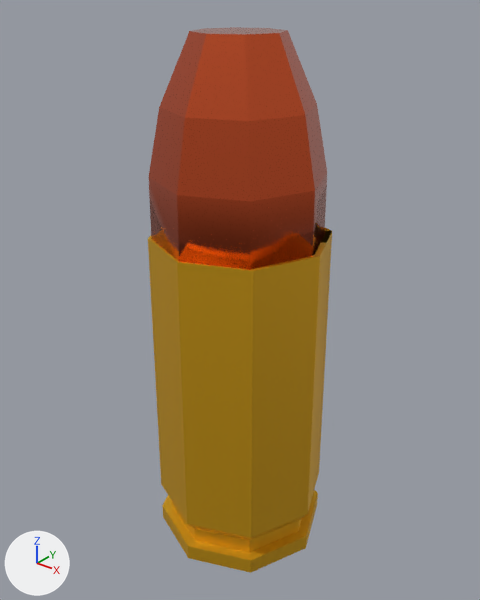
A saved change to the FBX model Assets/VsR/Runtime/Resources/Models/Cartridges/9x19mm.fbx.
Both versions are drawn from a 50 mm lens placed at (0.0204, -0.0254, 0.0072), pointed at (-0.0003, 0.0004, -0.0088). Every picture has the same lights, and +X, +Y and +Z are marked at lower left. Where no turn or scale is listed for an object, it has been applied to the vertices.

The first picture shows '9x19mm', '9x19mm Bullet'.
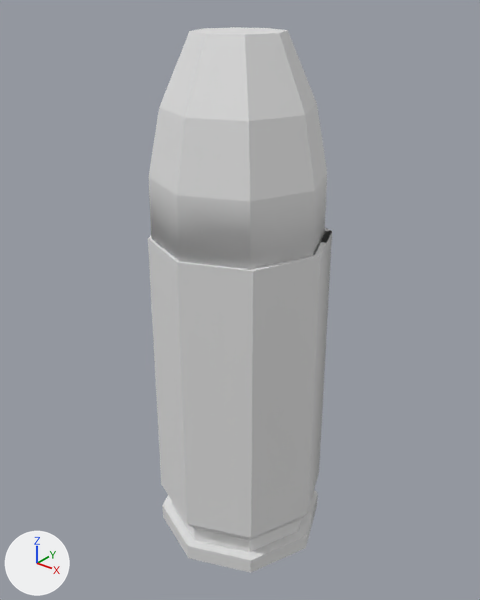
The edits, one by one:
me_9x19mm_bullet_mesh_002 has 32 vertices, 25 faces and spans x -0.00451..0.00451, y -0.00452..0.00451, z -0.00498..0.00498.
me_9x19mm_bullet_mesh_002 no longer uses material mat_bullet_002 (orange #e7653b).
me_9x19mm_mesh_002 has 135 vertices, 105 faces and spans x -0.005..0.005, y -0.0048..0.0052, z -0.024..-0.0049.
me_9x19mm_mesh_002 no longer uses material mat_case_002 (yellow #e7b11f).

Location of each change, [x1, y1, x2, y2] in pixels of the pictures (480 x 600 px):
'9x19mm', recoloured (yellow to grey)
    both: [148, 228, 332, 573]
'9x19mm Bullet', recoloured
    both: [149, 27, 327, 270]
